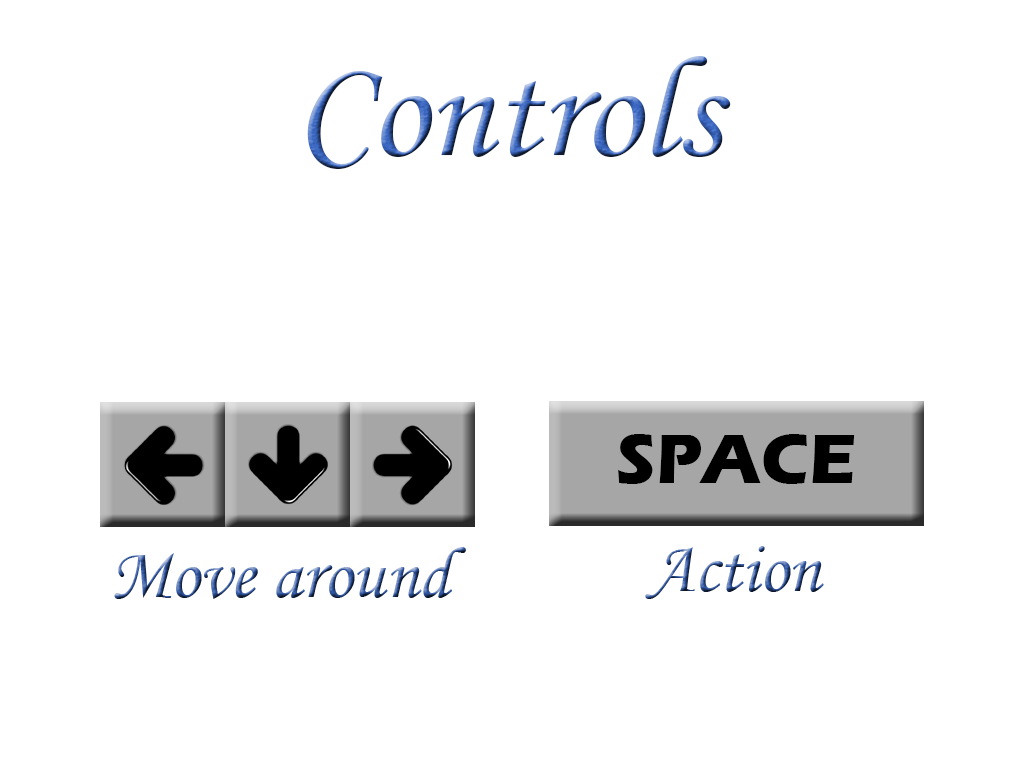
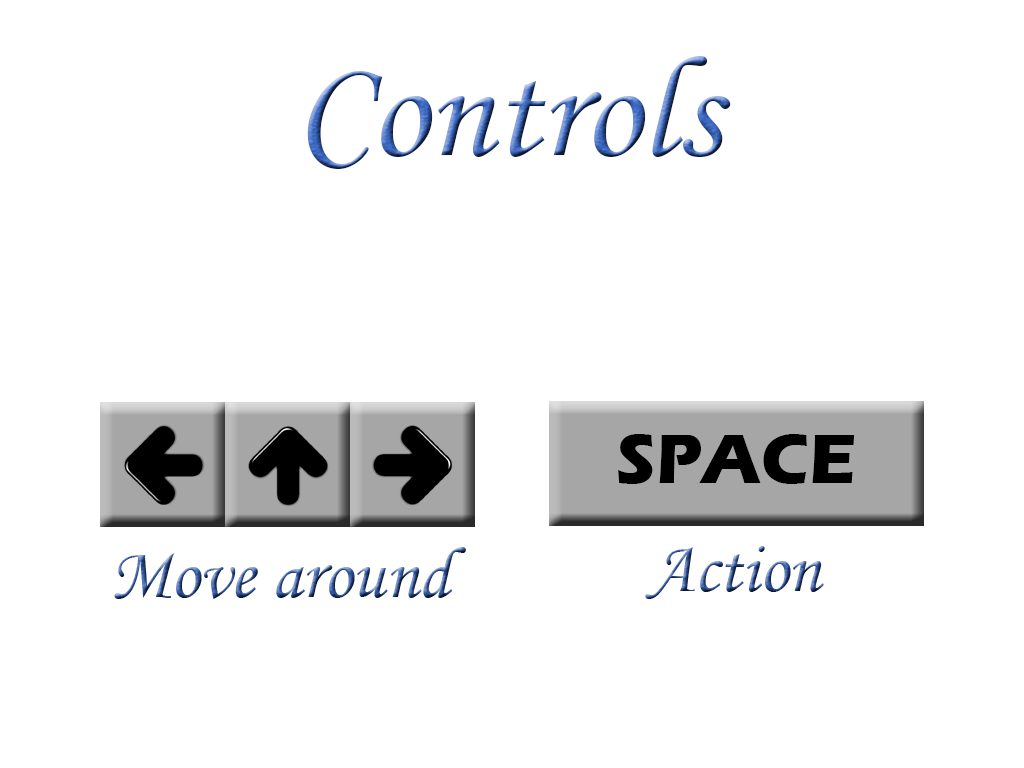
Before/after of a (1024, 768) layered artwork. What changed in the layer stack:
painted on "Down" over (247, 424, 329, 507)
